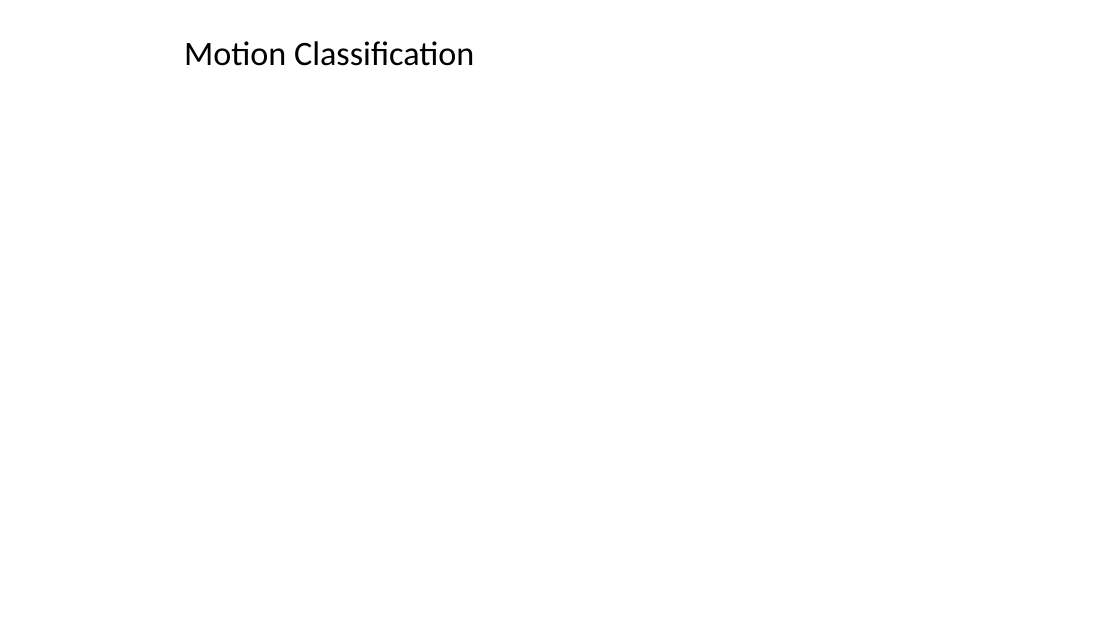
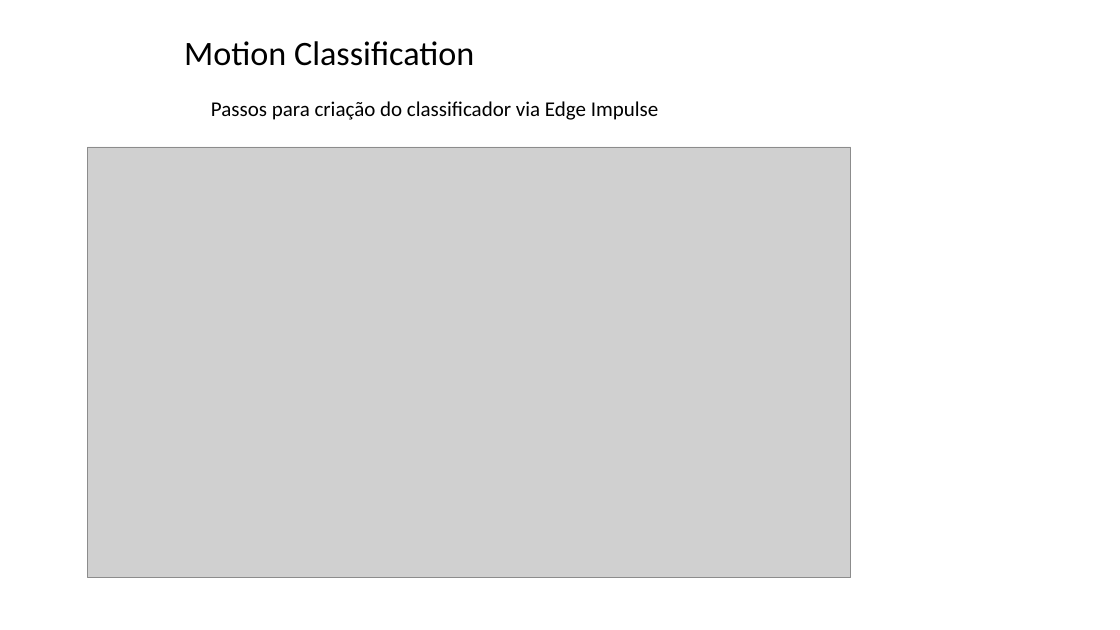
Before and after one commit to zz4fap/tp557-iot-ml, a slide deck: slide 24 of slides/TP557_15_classificação de movimentos.pptx (slide 25 before the commit). Drawn at 1120x630 pixels with LibreOffice and Linux fonts; fonts in the diff are those of the drawing; grey boxes stand for pictures; background and template pictures are left out. Boxes give left, top, right and bottom in pixels: in the first picture for what was removed or moved away, otherwise in the second. Text is boxed around its words. In the diff, an @@ line names an element or a change of style, - is before the commit and + after.

```diff
--- a/slides/TP557_15_classificação de movimentos.pptx
+++ b/slides/TP557_15_classificação de movimentos.pptx
@@ text added at (x1=211, y1=101, x2=659, y2=120), 18 pt, text #000000 @@
+Passos para criação do classificador via Edge Impulse
@@ picture added at (x1=87, y1=147, x2=851, y2=578) @@
```
Also in this commit, not shown: 4 other slides changed, 7 slides added, 3 slides removed.
